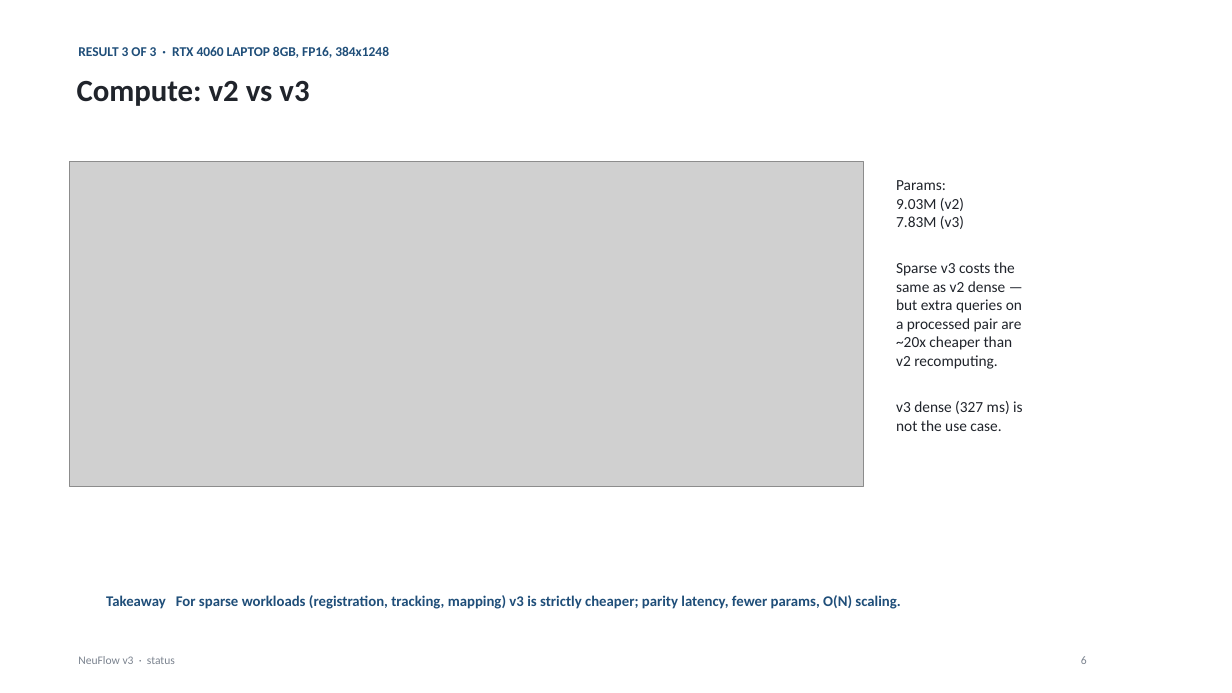
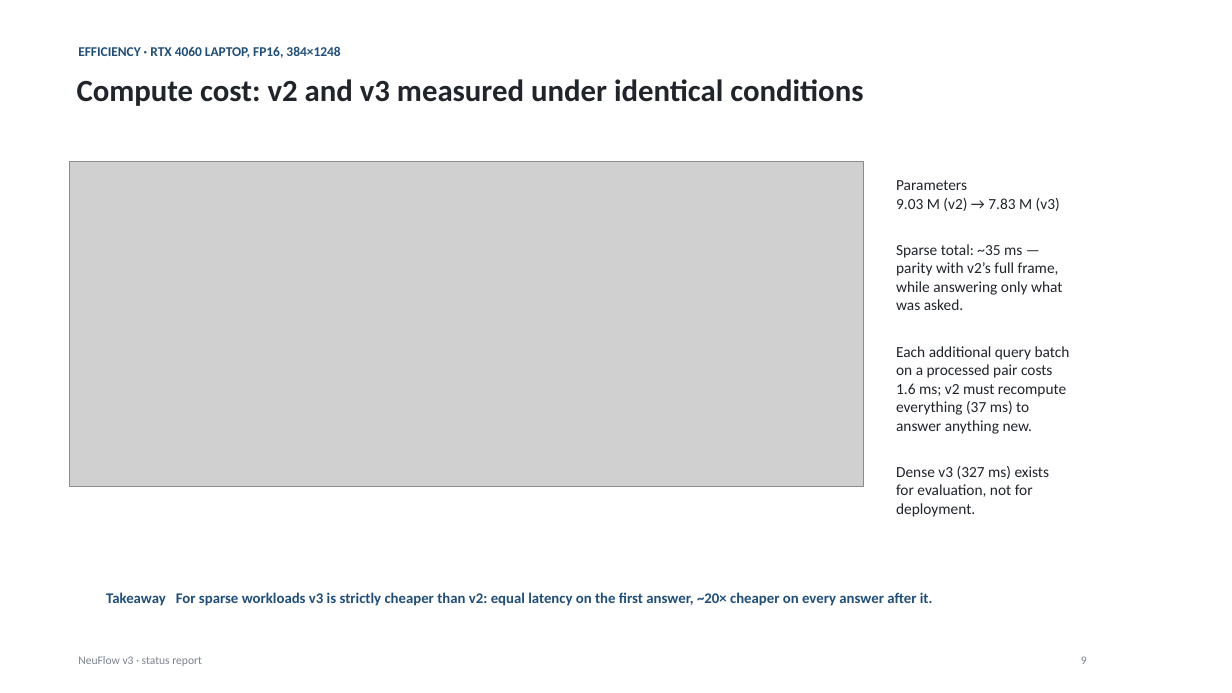
Before and after one commit to shrirag10/Neuflowv3, a slide deck: slide 9 of docs/NeuFlow_v3_status.pptx (slide 7 before the commit). Drawn at 1232x693 pixels with LibreOffice and Linux fonts; fonts in the diff are those of the drawing; grey boxes stand for pictures. Boxes give left, top, right and bottom in pixels: in the first picture for what was removed or moved away, otherwise in the second. Text is boxed around its words. In the diff, an @@ line names an element or a change of style, - is before the commit and + after.

Commit message:
Professional deck rewrite (13 slides), per-stage visuals, complete GUI, mixed-dataset experiment
- build_status_deck.py: full rewrite — first-principles narrative, per-stage picture slides
  (untrained/vkitti2/chairs on two scenes), lab dataset-ask slide, professional copy
- make_stage_visuals.py: GT/v2/v3 four-row comparisons per training stage
- query_gui.py: complete tool — menus, grid/adaptive/dense-overlay modes, magnitude
  legend, CSV export, screenshot save, offscreen selftest
- mix_chairs_vkitti2 stage (34,958 pairs, 320x512) + train_mix.sh; training completed
- checkpoints trimmed to best-of-run (2.5GB -> 250MB)

```diff
--- a/docs/NeuFlow_v3_status.pptx
+++ b/docs/NeuFlow_v3_status.pptx
@@ text at [78, 46, 340, 58]: text changed @@
-RESULT 3 OF 3 · RTX 4060 LAPTOP 8GB, FP16, 384x1248
+EFFICIENCY · RTX 4060 LAPTOP, FP16, 384×1248
@@ text at [77, 79, 863, 106]: text changed @@
-Compute: v2 vs v3
+Compute cost: v2 and v3 measured under identical conditions
@@ text at [896, 180, 1070, 517]: text changed @@
-Params:
-9.03M (v2)
-7.83M (v3)
-Sparse v3 costs the
-same as v2 dense —
-but extra queries on
-a processed pair are
-~20x cheaper than
-v2 recomputing.
-v3 dense (327 ms) is
-not the use case.
+Parameters
+9.03 M (v2) → 7.83 M (v3)
+Sparse total: ~35 ms —
+parity with v2’s full frame,
+while answering only what
+was asked.
+Each additional query batch
+on a processed pair costs
+1.6 ms; v2 must recompute
+everything (37 ms) to
+answer anything new.
+Dense v3 (327 ms) exists
+for evaluation, not for
+deployment.
@@ text at [106, 592, 933, 606]: text changed @@
-Takeaway For sparse workloads (registration, tracking, mapping) v3 is strictly cheaper; parity latency, fewer params, O(N) scaling.
+Takeaway For sparse workloads v3 is strictly cheaper than v2: equal latency on the first answer, ~20× cheaper on every answer after it.
@@ text at [78, 656, 202, 666]: text changed @@
-NeuFlow v3 · status
+NeuFlow v3 · status report
```
Also in this commit, not shown: 3 other slides changed, 9 slides added, 7 slides removed, 10 other files.
